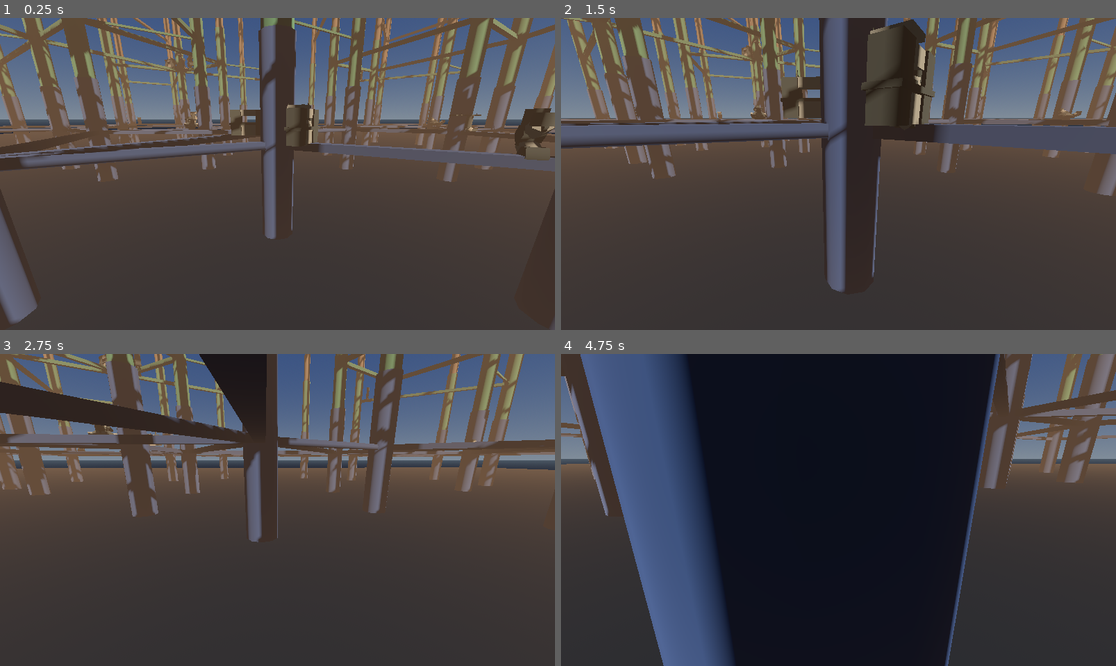
Above: before the commit, frames 1-4 (two rows, left to right).
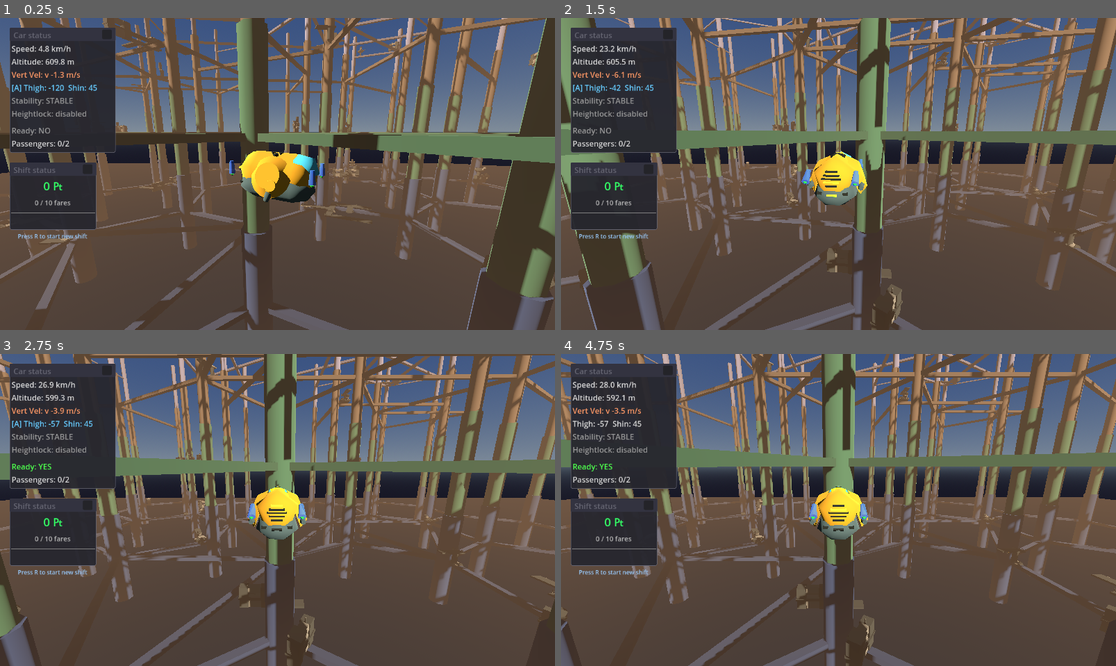
Above: after the commit, the same moments.

Repository: TaxiService/fcar
Game: Godot game, scene res://city/city_test.tscn
Two runs of this game, one before a commit and one after it. Both use one fixed random seed, a clock stepped at 60 frames per second and the inputs below.
Inputs (mouse positions are in pixels of both pictures, inside the frame that each line leads up to):
- Up to frame 1 (0.25 s): no input
- Up to frame 2 (1.5 s): tap R (toggle_ready_for_fares) at 0.5, 1.25 s; move the mouse to (866, 174) at 0.52 s; hold C (crouch) 0.53-1.28 s; hold W (forward) from 0.53 s (still down); click (866, 174) at 0.67 s; tap Space (jump) at 0.77 s; move the mouse to (810, 174) at 1.27 s; tap T (eject_passengers) at 1.35 s
- Up to frame 3 (2.75 s): keep holding W (forward); tap Space (jump) at 1.52 s; tap R (toggle_ready_for_fares) at 2 s; move the mouse to (288, 503) at 2.02 s; tap V (toggle_auto_hover) at 2.1 s
- Up to frame 4 (4.75 s): keep holding W (forward); tap R (toggle_ready_for_fares) at 2.75, 3.5, 3.6, 4.25 s; move the mouse to (832, 516) at 2.77 s; tap Ctrl (toggle_com_compensation) at 2.85 s; click (832, 516) at 2.92 s; tap Space (jump) at 3.02, 3.77, 4.52 s; move the mouse to (877, 513) at 3.52 s; move the mouse to (794, 506) at 4.27 s; tap Alt at 4.35 s

The runs differ from the first frame. In frame 1, 54% of the frame differs, in the area x 0-100%, y 0-100%; in frame 2, 66%; in frame 3, 82%; in frame 4, 93%.

Commit message:
increased spawning height slightly

Diff:
--- a/city/city_test.tscn
+++ b/city/city_test.tscn
@@ -59,8 +59,7 @@
 building_max_depth = 5
 building_branch_chance = 0.5
 building_max_total = 1260
-spawn_fcar = false
-fcar_spawn_height = 580.0
+fcar_spawn_height = 610.0
 
 [node name="PeopleManager" type="Node" parent="."]
 script = ExtResource("1_yage8")
